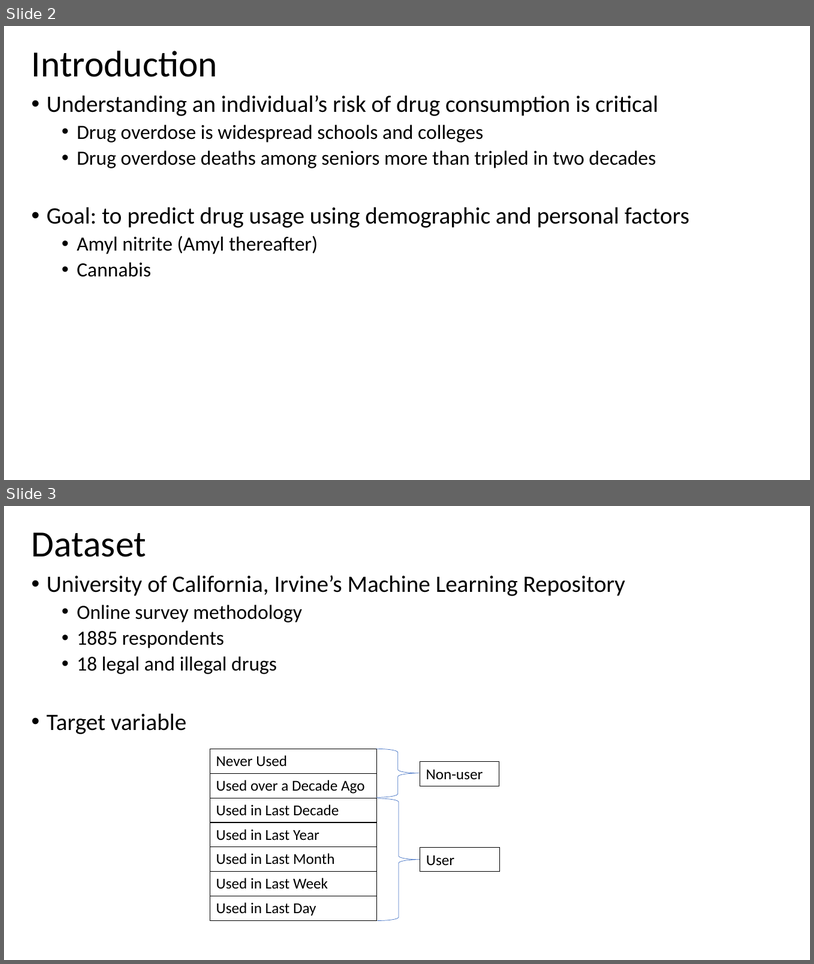
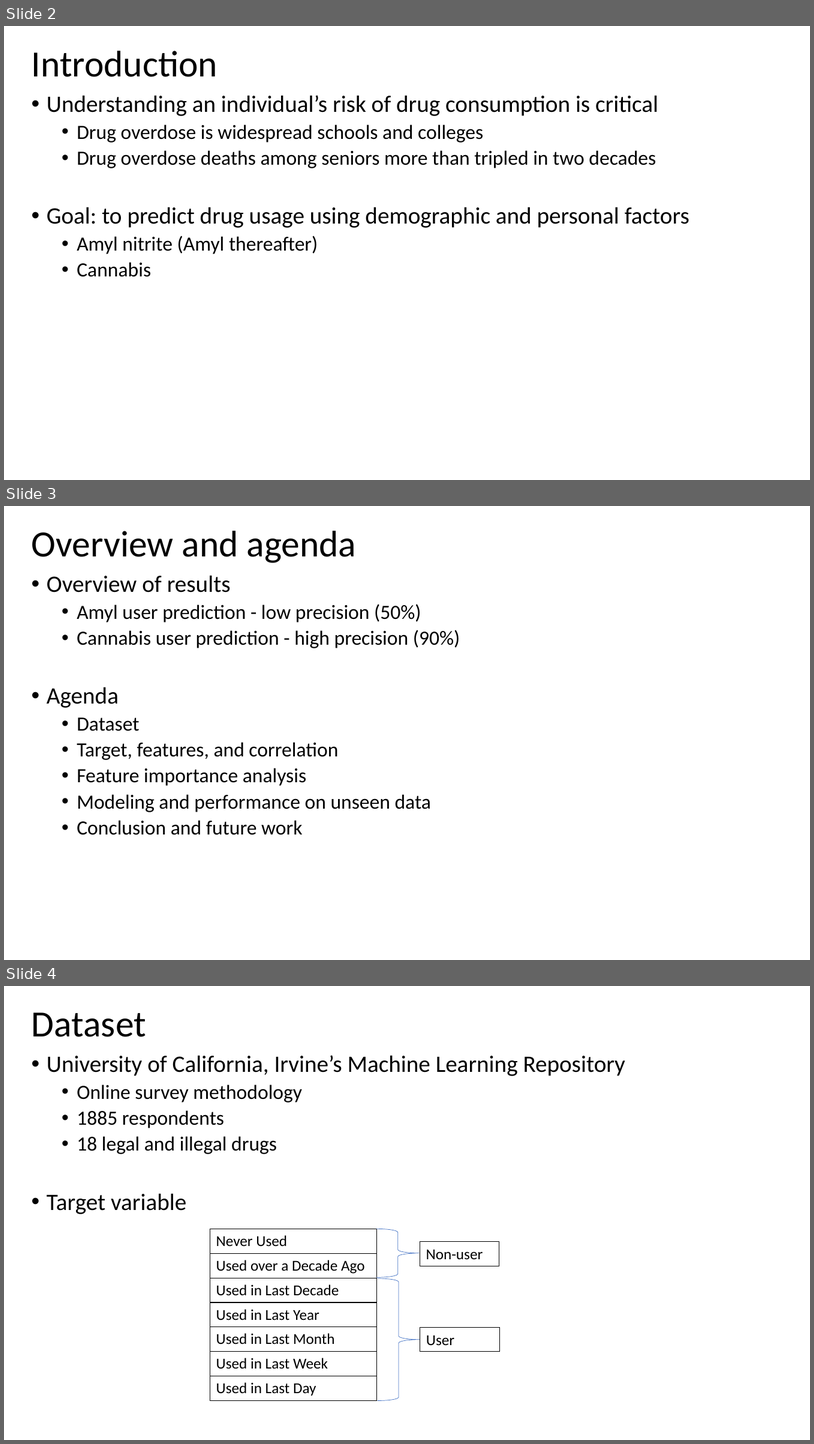
Before and after one commit to thanhn1/Capstone-Two, a slide deck: Final report and slides/Capstone two slides.pptx. Shown one above the other, each under a label of ours: slides 2 and 3 before the commit, slides 2, 3 and 4 after it. The pictures are 814x964 and 814x1444 pixels, drawn with LibreOffice and Linux fonts; fonts in the diff are those of the drawing. Boxes give left, top, right and bottom in pixels: in the first picture for what was removed or moved away, otherwise in the second. Text is boxed around its words. In the diff, an @@ line names an element or a change of style, - is before the commit and + after.

```diff
--- a/Final report and slides/Capstone two slides.pptx
+++ b/Final report and slides/Capstone two slides.pptx
@@ slide 3 added at (x1=4, y1=506, x2=810, y2=960), background #FFFFFF @@
@@ title added at (x1=32, y1=531, x2=357, y2=563), 44 pt, text #000000 @@
+Overview and agenda
@@ text added at (x1=47, y1=575, x2=460, y2=835), 24 pt, text #000000 @@
+• Overview of results
+  • Amyl user prediction - low precision (50%)
+  • Cannabis user prediction - high precision (90%)
+• Agenda
+  • Dataset
+  • Target, features, and correlation
+  • Feature importance analysis
+  • Modeling and performance on unseen data
+  • Conclusion and future work
@@ what was slide 3 is now slide 4 @@
```
Also in this commit, not shown: 1 slide changed, 1 slide removed, 1 other file.
